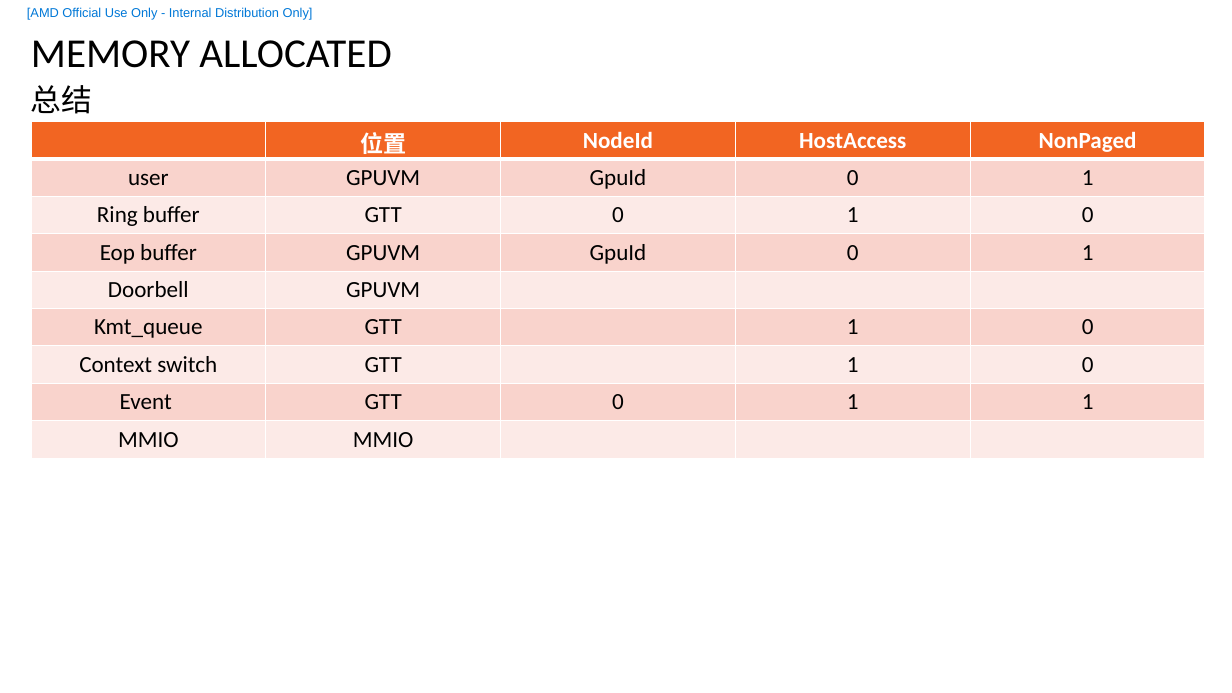
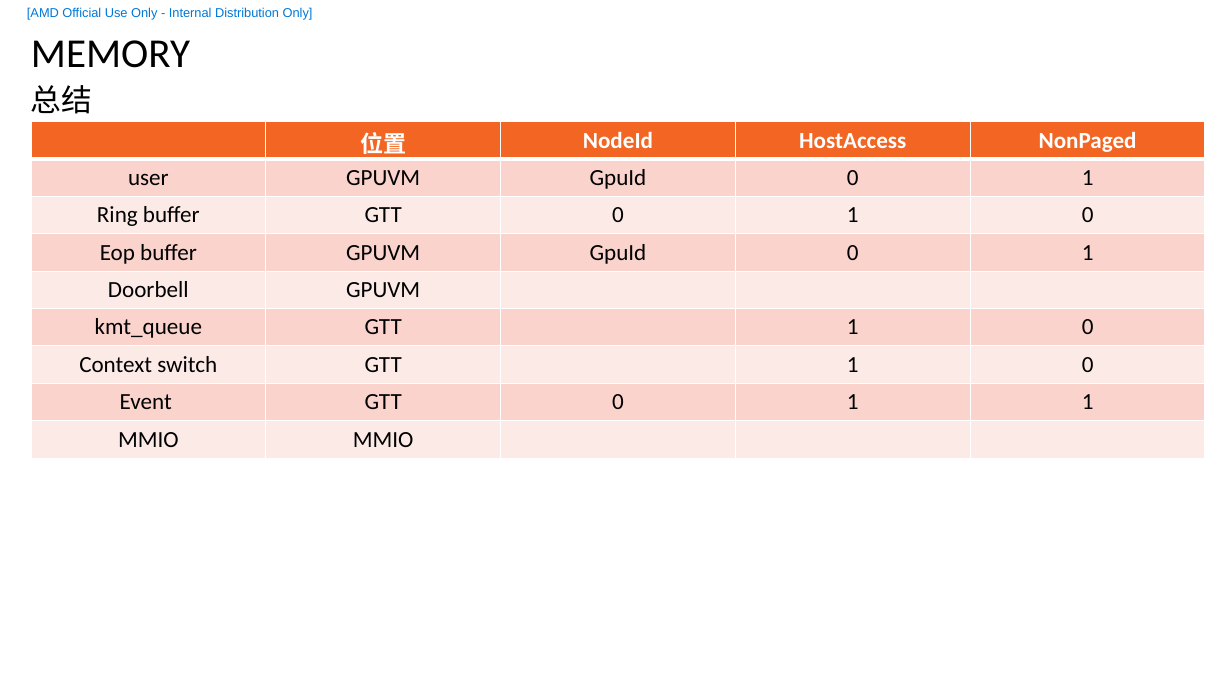
Before and after one commit to feifei14119/KmtHsaStudy, a slide deck: slide 20 of doc/HSA-KMT.pptx (slide 9 before the commit). Drawn at 1232x693 pixels with LibreOffice and Linux fonts; fonts in the diff are those of the drawing; background and template pictures are left out. Boxes give left, top, right and bottom in pixels: in the first picture for what was removed or moved away, otherwise in the second. Text is boxed around its words. In the diff, an @@ line names an element or a change of style, - is before the commit and + after.

```diff
--- a/doc/HSA-KMT.pptx
+++ b/doc/HSA-KMT.pptx
@@ title at bbox=[31, 40, 190, 68]: text changed @@
-MEMORY ALLOCATED
+MEMORY
@@ table at bbox=[31, 121, 1205, 457] @@
-row 6, column 1: Kmt_queue
+row 6, column 1: kmt_queue
```
Also in this commit, not shown: 12 other slides changed, 14 slides added, 2 slides removed, 22 other files.
